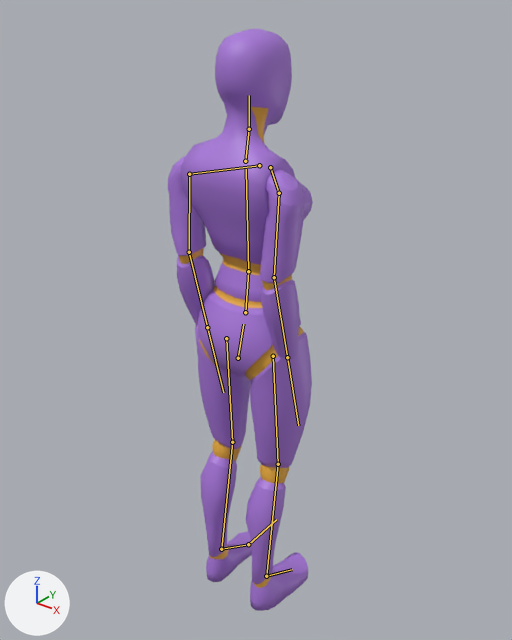
The glTF model jogo-t1/modelos/manequim-f-roxa.glb: old version first, new version second.
The view is the same before and after, from a 50 mm camera at (1.181, -1.444, 1.924) aimed at (-0.023, 0.061, 0.991). Lighting does not change. The marker at lower left points along +X, +Y and +Z. The first picture is the older version. Both versions are drawn at frame 1 of the action 'parado_v3_fase2'; the numbers are the values there. The bones that change, and the others that lie on the model, are drawn over the model as lines.

In view in the first picture: 'Mannequin_F'.
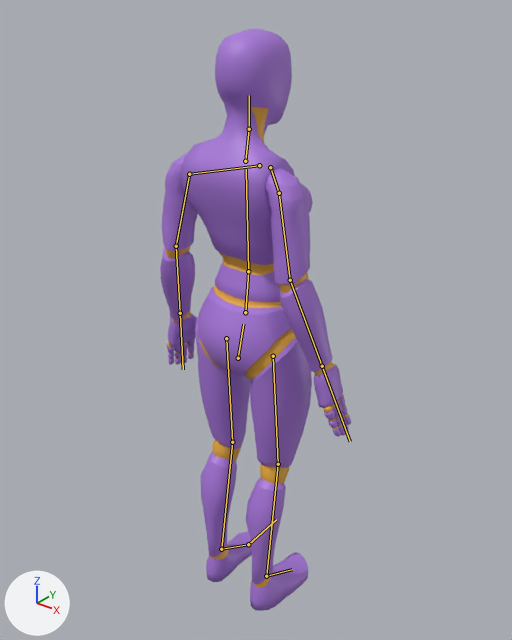
Changed parts and their boxes [x1, y1, x2, y2] in the pictures (512 x 640 px):
'Mannequin_F', posed (32% wider)
    before: [168, 29, 313, 611]
    after: [160, 29, 351, 611]
bone 'upper_arm.L', root to tip
    before: (189, 174) to (189, 252)
    after: (189, 174) to (176, 246)
bone 'upper_arm.R', root to tip
    before: (279, 193) to (274, 277)
    after: (279, 193) to (290, 280)

The edits, one by one:
Bone 'upper_arm.L' (bone_upper_arm_l) turns from (-90, 4, 4) to (-76, 2, 8) degrees about its own x, y and z.
Bone 'upper_arm.R' (bone_upper_arm_r) turns from (-90, -4, -4) to (-76, -2, -8) degrees about its own x, y and z.
